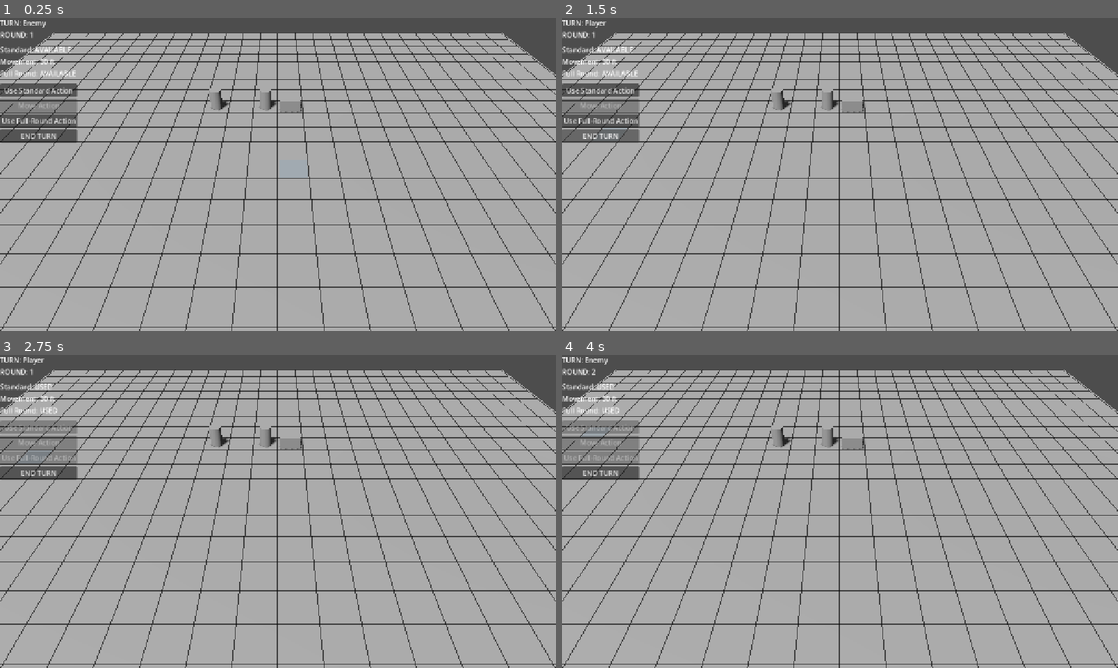
Above: before the commit, frames 1-4 (two rows, left to right).
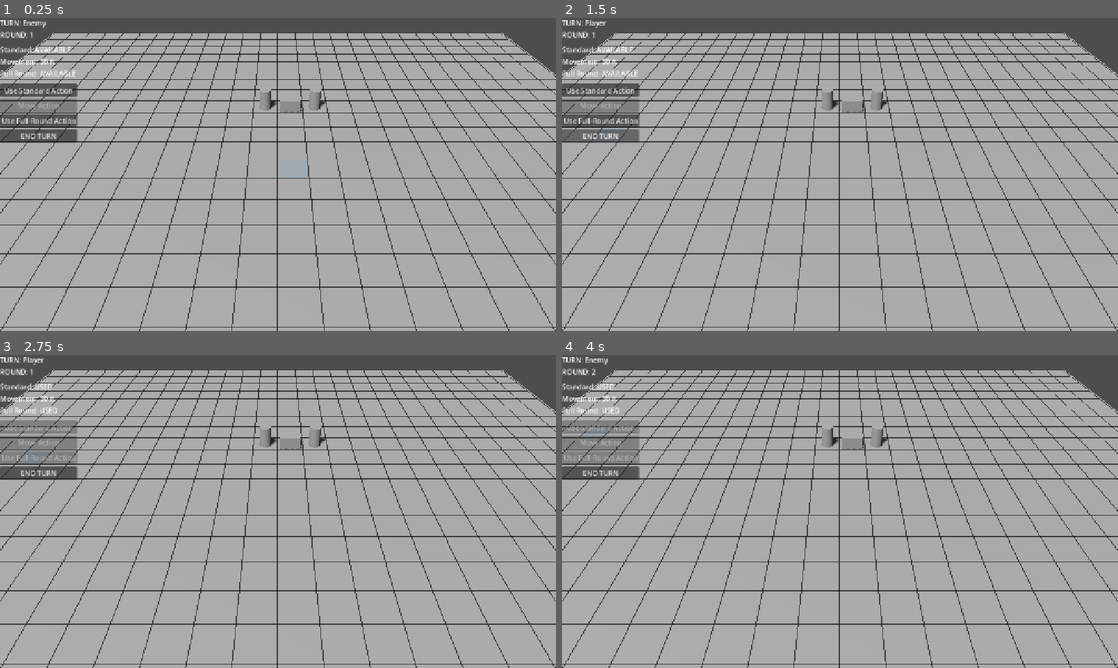
Above: after the commit, the same moments.

Repository: wchichura-maker/Kashmir
Game: Godot game, scene res://scenes/game.tscn
Two runs of this game, one before a commit and one after it. Both use one fixed random seed, a clock stepped at 60 frames per second and the inputs below.
Inputs:
- Up to frame 1 (0.25 s): no input
- Up to frame 2 (1.5 s): click "Use Standard Action" at 0.5 s; click "END TURN" at 1.25 s
- Up to frame 3 (2.75 s): click "Use Full-Round Action" at 2 s
- Up to frame 4 (4 s): click "END TURN" at 2.75 s; click "Use Standard Action" at 3.5 s

The runs differ from the first frame. In frame 1, 0.2% of the frame differs, in the area x 37-59%, y 22-30%; in frame 2, 0.2%; in frame 3, 0.2%; in frame 4, 0.2%.

Commit message:
debug: consolidar investigacao e diagnostico de LOS

Diff:
--- a/scenes/game.tscn
+++ b/scenes/game.tscn
@@ -34,6 +34,9 @@
 [sub_resource type="BoxMesh" id="BoxMesh_usrgj"]
 size = Vector3(1.2, 1.5, 1.2)
 
+[sub_resource type="BoxShape3D" id="BoxShape3D_obstacle"]
+size = Vector3(1.2, 1.5, 1.2)
+
 [node name="Game" type="Node3D" unique_id=1375293261]
 
 [node name="World" type="Node3D" parent="." unique_id=1123028775]
@@ -65,7 +68,7 @@
 
 [node name="Player" type="Node3D" parent="World/Characters" unique_id=1156301488]
 script = ExtResource("2_yqjtg")
-grid_position = Vector2i(10, 8)
+grid_position = Vector2i(12, 8)
 equipment_sound_level = "Heavy"
 
 [node name="Visual" type="MeshInstance3D" parent="World/Characters/Player" unique_id=1104625015]
@@ -81,7 +84,7 @@
 
 [node name="Enemy" type="Node3D" parent="World/Characters" unique_id=1598990953]
 script = ExtResource("2_yqjtg")
-grid_position = Vector2i(12, 8)
+grid_position = Vector2i(14, 8)
 faction = "Enemy"
 
 [node name="Visual" type="MeshInstance3D" parent="World/Characters/Enemy" unique_id=468852842]
@@ -104,6 +107,11 @@
 [node name="TestObstacle" type="MeshInstance3D" parent="World/Grid" unique_id=2006926734]
 mesh = SubResource("BoxMesh_usrgj")
 script = ExtResource("3_iywne")
+
+[node name="StaticBody3D" type="StaticBody3D" parent="World/Grid/TestObstacle" unique_id=2123069570]
+
+[node name="CollisionShape3D" type="CollisionShape3D" parent="World/Grid/TestObstacle/StaticBody3D" unique_id=999462789]
+shape = SubResource("BoxShape3D_obstacle")
 
 [node name="CameraRig" type="Node3D" parent="." unique_id=2025753590]
 
--- a/systems/investigation_system.gd
+++ b/systems/investigation_system.gd
@@ -249,6 +249,20 @@
 	target.state = InvestigationState.MOVING_TO_SOUND
 	target.search_turns_elapsed = 0
 
+	var path: Array[Vector2i] = movement_system.find_investigation_path(
+		listener.grid_position,
+		target.center_cell
+	)
+
+	if path.is_empty():
+		print(
+			"InvestigationSystem: %s não encontrou caminho até o som."
+			% listener.name
+		)
+
+		target.state = InvestigationState.SEARCHING
+		return false
+
 	print(
 		"InvestigationSystem: %s iniciou investigação | centro=%s | origem=%s | estado=%s"
 		% [
@@ -259,6 +273,19 @@
 		]
 	)
 
+	await listener.move_along_path(path)
+
+	target.state = InvestigationState.SEARCHING
+
+	print(
+		"InvestigationSystem: %s chegou à área do som | célula=%s | estado=%s"
+		% [
+			listener.name,
+			str(listener.grid_position),
+			InvestigationState.keys()[target.state]
+		]
+	)
+
 	return true
 
 func evaluate_investigation_decision(
--- a/systems/movement_system.gd
+++ b/systems/movement_system.gd
@@ -402,6 +402,15 @@
 
 	return path
 
+func find_investigation_path(
+	origin: Vector2i,
+	destination: Vector2i
+) -> Array[Vector2i]:
+	return _find_path_unrestricted(
+		origin,
+		destination
+	)
+
 func _find_path_unrestricted(
 	origin: Vector2i,
 	destination: Vector2i
--- a/systems/perception_system.gd
+++ b/systems/perception_system.gd
@@ -168,12 +168,12 @@
 	if not perception_results.has(listener_id):
 		return null
 
-	var sound_perceptions: Dictionary = perception_results[listener_id]
+	var listener_sound_perceptions: Dictionary = sound_perceptions[listener_id]
 
 	if not sound_perceptions.has(source_id):
 		return null
 
-	return sound_perceptions[source_id] as SoundPerception
+	return listener_sound_perceptions[source_id] as SoundPerception
 
 func get_distance_feet(
 	source: CharacterEntity,
@@ -610,8 +610,8 @@
 	var space_state := get_world_3d().direct_space_state
 
 	var query := PhysicsRayQueryParameters3D.create(
-		source.global_position + Vector3(0.0, 0.75, 0.0),
-		target.global_position + Vector3(0.0, 0.75, 0.0)
+		source.global_position + Vector3(0.0, 0.60, 0.0),
+		target.global_position + Vector3(0.0, 0.60, 0.0)
 	)
 
 	query.collide_with_areas = false
@@ -619,6 +619,14 @@
 
 	var result := space_state.intersect_ray(query)
 
+	print(
+		"LOS Ray Debug | collider=%s | position=%s"
+		% [
+			str(result.get("collider")),
+			str(result.get("position"))
+		]
+	)
+
 	if result.is_empty():
 		return true
 
